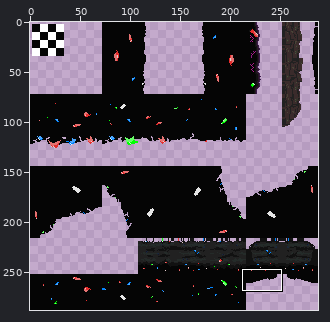
One commit to this sprite sheet: CasaDesDiamantes/tilesets/caveTiles/output_tileset.png. The picture above shows the old version from afar; the outline marks the close-up.
Close-up. Old version:
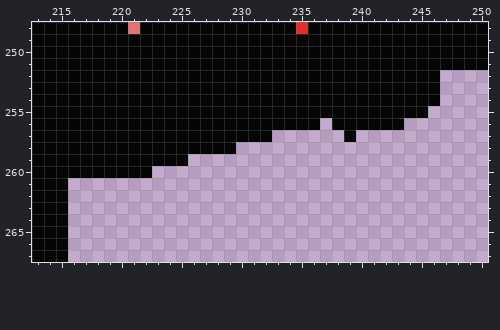
The file is 288x288 pixels. Colours within 5 levels of each other are drawn and written as one. Shown: x 213..250, y 248..267. The commit also changed other parts of the picture, which this record leaves out.
After the commit:
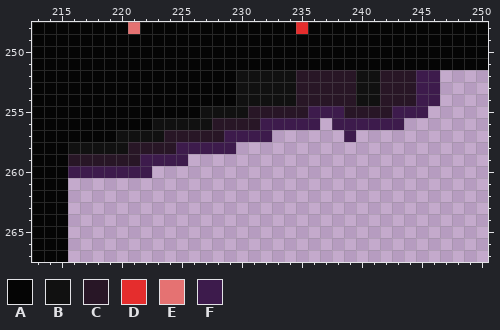
Palette (. is transparent): A #050505  B #111111  C #281626  D #e52d2d  E #e57272  F #3d1b4c
The exact change:
{"y":252,"x":230,"old":"AAAAAAAAAAAAAAAAA","new":"BBBBBCCCCCBBCCCFF"}
{"y":253,"x":230,"old":"AAAAAAAAAAAAAAAAA","new":"BBBBBCCCCCBBCCCFF"}
{"y":254,"x":230,"old":"AAAAAAAAAAAAAAAAA","new":"BBBBBCCCCCBBCCCFF"}
{"y":255,"x":227,"old":"AAAAAAAAAAAAAAAAAAA","new":"BBBBCCCCCFFFCCCCFFF"}
{"y":256,"x":223,"old":"AAAAAAAAAAAAAA","new":"BBBBBCCCCFFFFF"}
{"y":256,"x":238,"old":"AAAAAA","new":"FFFFFF"}
{"y":257,"x":220,"old":"AAAAAAAAAAAAA","new":"BBBBCCCCCFFFF"}
{"y":257,"x":239,"old":"A","new":"F"}
{"y":258,"x":216,"old":"AAAAAAAAAAAAAA","new":"BBBBBCCCCFFFFF"}
{"y":259,"x":216,"old":"AAAAAAAAAA","new":"CCCCCCFFFF"}
{"y":260,"x":216,"old":"AAAAAAA","new":"FFFFFFF"}
